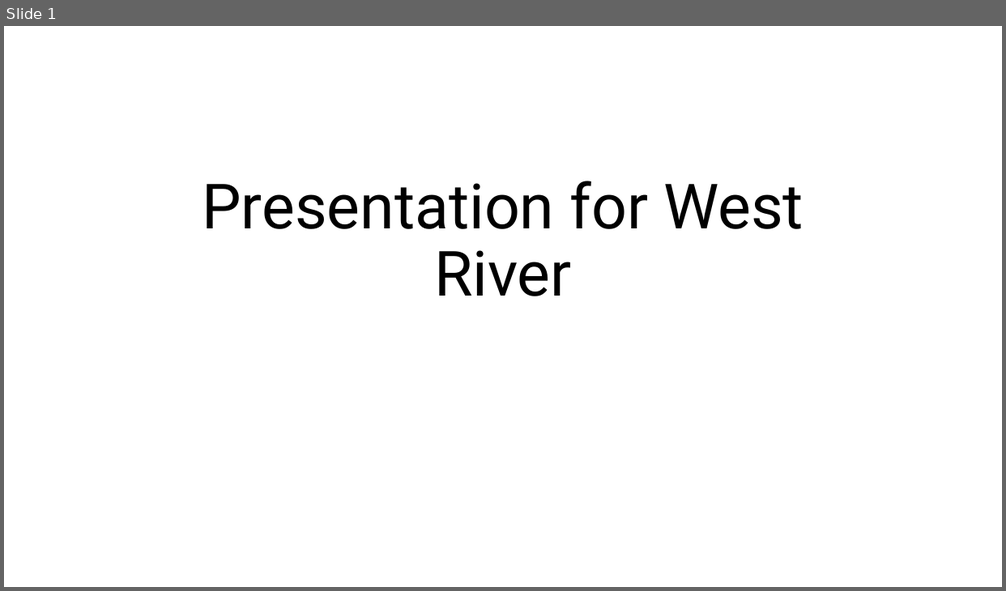
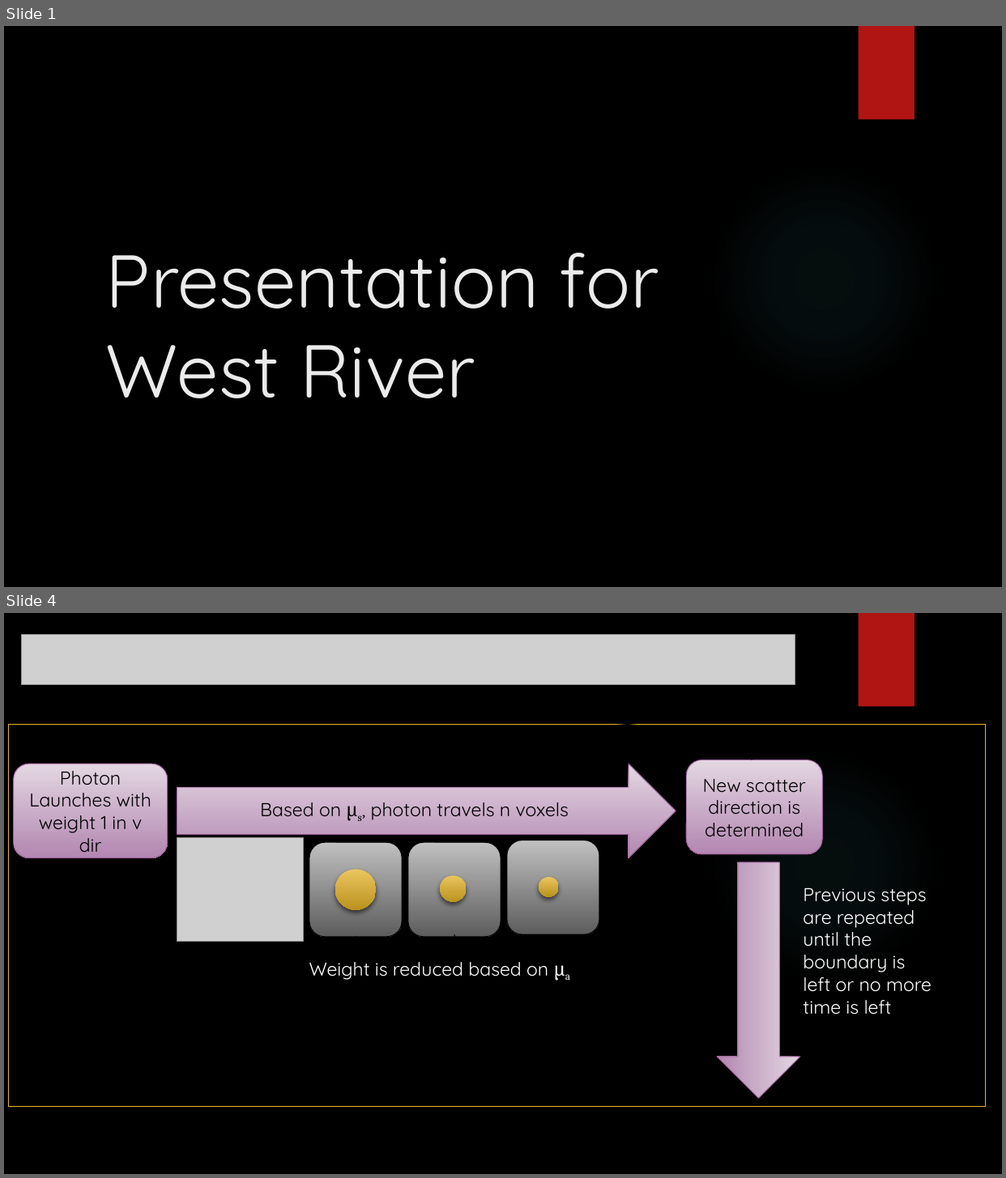
Before and after one commit to KAANVOLKAN05/GPGPU_Research, a slide deck: MonteCarlo/MonteCarloProj/Presentation for West River.pptx. Shown one above the other, each under a label of ours: slide 1 before the commit, slides 1 and 4 after it; the slides between them are not shown. The pictures are 1006x591 and 1006x1178 pixels, drawn with LibreOffice and Linux fonts; fonts in the diff are those of the drawing; grey boxes stand for pictures; background and template pictures are left out. Boxes give left, top, right and bottom in pixels: in the first picture for what was removed or moved away, otherwise in the second. Text is boxed around its words. In the diff, an @@ line names an element or a change of style, - is before the commit and + after.

```diff
--- a/MonteCarlo/MonteCarloProj/Presentation for West River.pptx
+++ b/MonteCarlo/MonteCarloProj/Presentation for West River.pptx
@@ slide 4 added at bbox=[4, 613, 1002, 1174], background picture (left out); not listed: 2 template elements that a slide beside it also shows @@
@@ picture added at bbox=[21, 635, 795, 685] @@
@@ curved arrow added from (752, 760) to (405, 685), #000000 0.75 pt @@
@@ rectangle added at bbox=[9, 725, 987, 1107], outline #E6B729 0.75 pt @@
@@ rounded rectangle added at bbox=[14, 764, 168, 858], fill gradient #E4D8E3 to #B488B2, outline #9E5E9B 0.75 pt, 18 pt, text #000000 @@
+Photon Launches with weight 1 in v dir
@@ right arrow added at bbox=[177, 764, 676, 858], fill gradient #E4D8E3 to #B488B2, outline #9E5E9B 0.75 pt, 18 pt, text #000000 @@
+Based on μs, photon travels n voxels
@@ rounded rectangle added at bbox=[687, 760, 823, 854], fill gradient #E4D8E3 to #B488B2, outline #9E5E9B 0.75 pt, 18 pt, text #000000 @@
+New scatter direction is determined
@@ text added at bbox=[500, 807, 510, 816], 18 pt, text #000000, bold @@
+n
@@ picture added at bbox=[177, 837, 304, 942] @@
@@ rounded rectangle added at bbox=[309, 843, 403, 937], fill gradient #C1C1C1 to #5E5E5E, outline #000000 0.75 pt @@
@@ rounded rectangle added at bbox=[408, 843, 501, 937], fill gradient #C1C1C1 to #5E5E5E, outline #000000 0.75 pt @@
@@ rounded rectangle added at bbox=[507, 841, 600, 935], fill gradient #C1C1C1 to #5E5E5E, outline #000000 0.75 pt @@
@@ ellipse added at bbox=[335, 869, 376, 909], fill gradient #EBC65F to #BB941F @@
@@ ellipse added at bbox=[440, 875, 466, 902], fill gradient #EBC65F to #BB941F @@
@@ ellipse added at bbox=[539, 877, 559, 897], fill gradient #EBC65F to #BB941F @@
@@ right arrow added at bbox=[717, 862, 799, 1098], fill gradient #E4D8E3 to #B488B2, outline #9E5E9B 0.75 pt @@
@@ ellipse added at bbox=[612, 887, 620, 895], fill #000000, outline #000000 1.5 pt @@
@@ ellipse added at bbox=[632, 887, 639, 895], fill #000000, outline #000000 1.5 pt @@
@@ ellipse added at bbox=[651, 887, 658, 895], fill #000000, outline #000000 1.5 pt @@
@@ text added at bbox=[803, 888, 931, 1015], 18 pt, text #FFFFFF @@
+Previous steps are repeated until the boundary is left or no more time is left
@@ curved arrow added from (356, 936) to (454, 937), #000000 0.75 pt @@
@@ curved arrow added from (454, 935) to (552, 935), #000000 0.75 pt @@
@@ text added at bbox=[309, 962, 548, 980], 18 pt, text #FFFFFF @@
+Weight is reduced based on μa
@@ slide 1 changed as well @@
@@ background #FFFFFF to picture (left out) @@
@@ rectangle added at bbox=[859, 26, 914, 120], fill #B01513 @@
@@ title "Presentation for West River": place and size @@
-title "Presentation for West River" at bbox=[202, 181, 803, 297]
+title "Presentation for West River" at bbox=[106, 253, 659, 399]
@@ title "Presentation for West River" at bbox=[106, 253, 659, 399]: size 60 to 72 pt, font Roboto to Quicksand, text colour #000000 to #EBEBEB; alignment centre to left; line spacing 0.9 to 1 @@
@@ ellipse added at bbox=[709, 163, 939, 394], fill gradient #50B9C1 @@
```
Also in this commit, not shown: 5 other slides changed, 5 other slides added, 1 slide removed.
